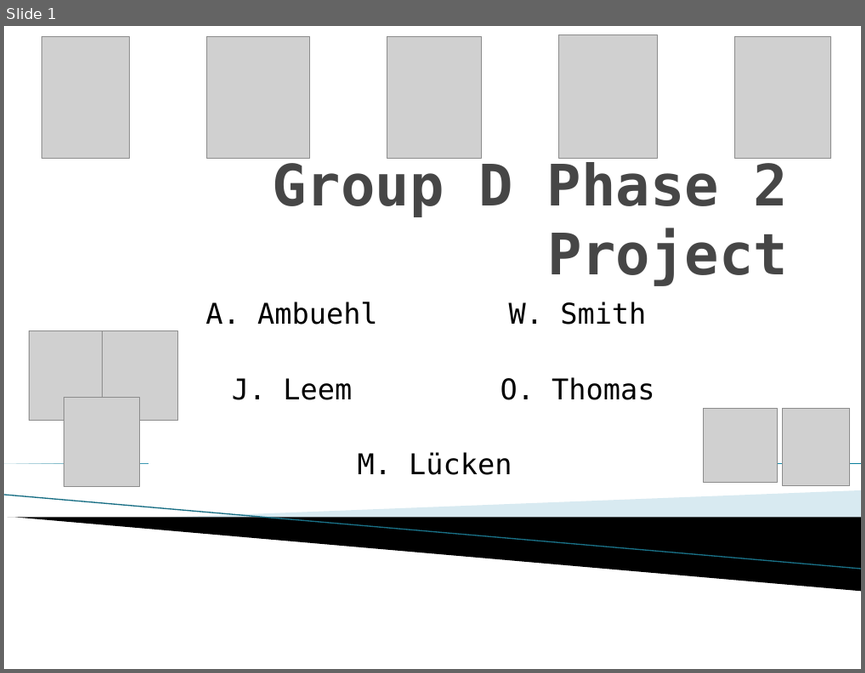
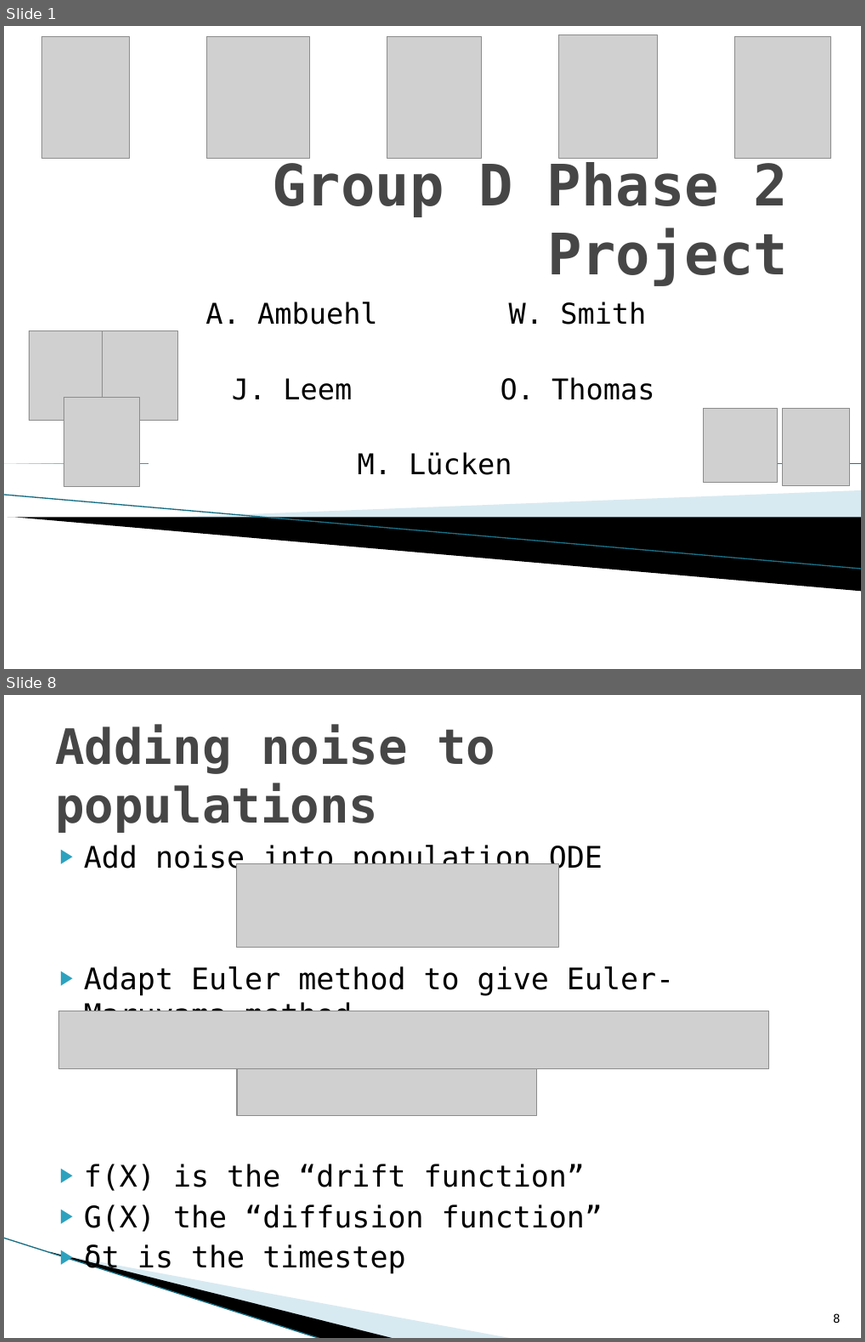
Before and after one commit to jleem10/GroupD_Phase2, a slide deck: Presentation.pptx. Shown one above the other, each under a label of ours: slide 1 before the commit, slides 1 and 8 after it; the slides between them are not shown. The pictures are 865x673 and 865x1342 pixels, drawn with LibreOffice and Linux fonts; fonts in the diff are those of the drawing; grey boxes stand for pictures; background and template pictures are left out. Boxes give left, top, right and bottom in pixels: in the first picture for what was removed or moved away, otherwise in the second. Text is boxed around its words. In the diff, an @@ line names an element or a change of style, - is before the commit and + after.

```diff
--- a/Presentation.pptx
+++ b/Presentation.pptx
@@ slide 8 added at bbox=[4, 695, 861, 1338], background #FFFFFF @@
@@ title added at bbox=[55, 725, 495, 833], 41 pt, text #464646, bold @@
+Adding noise to populations
@@ text added at bbox=[84, 844, 674, 1274], 25 pt, text #000000 @@
+▶ Add noise into population ODE
+▶ Adapt Euler method to give Euler-Maruyama method
+▶ f(X) is the “drift function”
+▶ G(X) the “diffusion function”
+▶ δt is the timestep
@@ picture added at bbox=[237, 864, 559, 947] @@
@@ picture added at bbox=[59, 1011, 768, 1068] @@
@@ picture added at bbox=[237, 1068, 537, 1116] @@
@@ line added from (4, 1237) to (322, 1338), #97C5D8 0.95 pt @@
@@ freeform shape added at bbox=[49, 1251, 396, 1338], fill #000000 @@
@@ freeform shape added at bbox=[51, 1252, 514, 1338], fill #A0CBDC at 40% opacity @@
@@ page number added at bbox=[833, 1313, 840, 1322], 10 pt, text #000000 @@
+8
```
Also in this commit, not shown: 11 other slides added, 1 slide removed.
